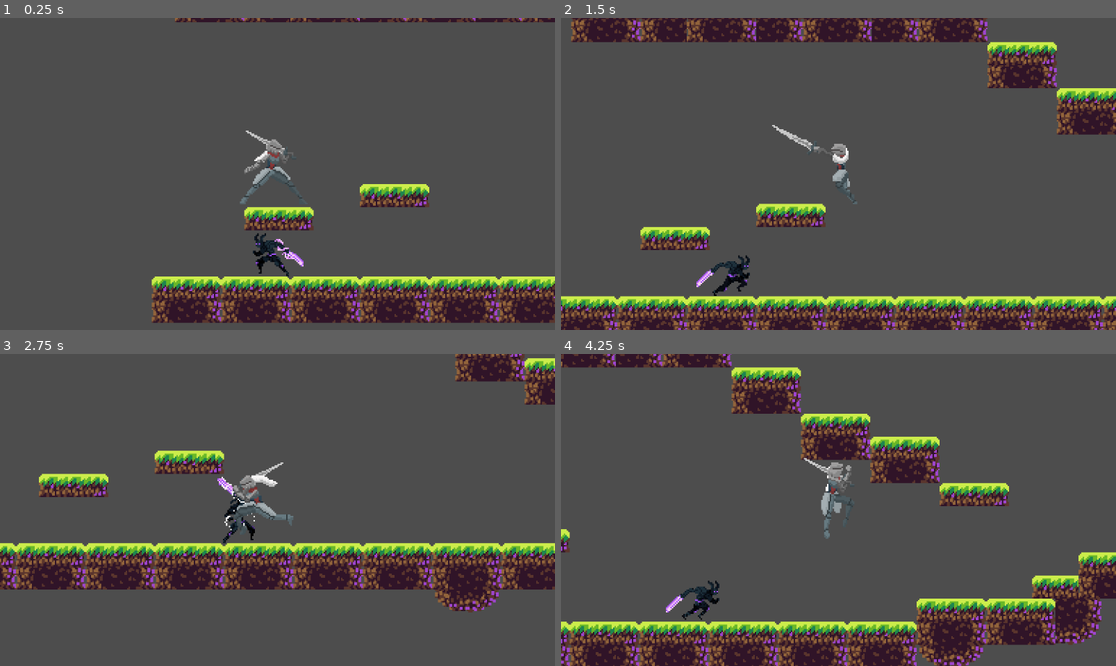
Above: before the commit, frames 1-4 (two rows, left to right).
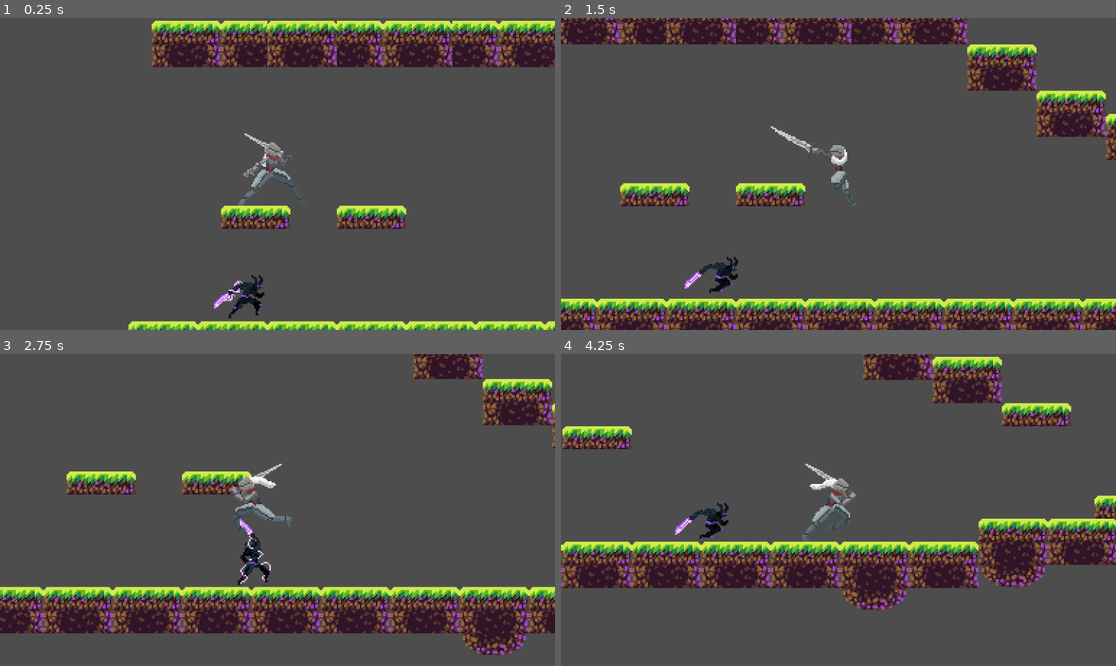
Above: after the commit, the same moments.

Repository: Drake3001/2D-Godot-Project-
Game: Godot game, scene res://levels/level1.tscn
Same seed, same stepped clock (60 frames per second), same inputs: the game is played once before the commit and once after it.
Inputs (mouse positions are in pixels of both pictures, inside the frame that each line leads up to):
- Up to frame 1 (0.25 s): no input
- Up to frame 2 (1.5 s): move the mouse to (960, 158) at 0.52 s; hold D (move_right) from 0.53 s (still down); click (960, 158) at 0.6 s; tap Space (jump) at 0.77, 1.07 s; right-click (960, 158) at 0.8 s; move the mouse to (727, 189) at 1.27 s; right-click (727, 189) at 1.35 s
- Up to frame 3 (2.75 s): tap Space (jump) at 1.52, 1.55, 1.82, 2.1 s; move the mouse to (333, 441) at 2.02 s; release D (move_right) at 2.03 s; hold A (move_left) from 2.03 s (still down); click (333, 441) at 2.3 s
- Up to frame 4 (4.25 s): move the mouse to (810, 572) at 2.77 s; release A (move_left) at 2.78 s; hold D (move_right) from 2.78 s (still down); click (810, 572) at 2.85 s; tap Space (jump) at 3.02, 3.32, 3.77, 3.8, 4.07 s; right-click (810, 572) at 3.05 s; move the mouse to (1005, 556) at 3.52 s; right-click (1005, 556) at 3.6 s

The runs differ from the first frame. In frame 1, 27% of the frame differs, in the area x 23-100%, y 0-100%; in frame 2, 21%; in frame 3, 36%; in frame 4, 46%, in the area x 0-100%, y 0-100%.

Commit message:
First implementation of hitboxes/hurtboxes to player character added, taking dmg animations and logic, debug button for taking dmg--> /

Diff:
--- a/entity/nightborne_enemy/nightborne_1.gd
+++ b/entity/nightborne_enemy/nightborne_1.gd
@@ -62,6 +62,5 @@
 	previous_state=current_state
 	current_state=state
 
-
 func animation_finished():
 	is_attacking=false
--- a/entity/player_char1/animation_controller.gd
+++ b/entity/player_char1/animation_controller.gd
@@ -1,44 +1,51 @@
 extends AnimatedSprite2D
 
-enum State{
-	IDLE,
-	RUNNING,
-	ATTACK,
-	ATTACK2,
-	JUMP,
-	FALLING,
-	DEAD
-}
 signal animation_complete(state)
+signal end_invull
+const Const = preload("res://entity/player_char1/const_player.gd")
 
 
 func _ready():
 	$timer_attack1.timeout.connect(_on_timer_attack1_timeout)
 	$timer_attack2.timeout.connect(_on_timer_attack2_timeout)
+	$timer_take_dmg.timeout.connect(_on_timer_take_dmg_timeout)
+	$timer_invull.timeout.connect(_on_timer_invull_timeout)
+	print("Połączenia dmg timer:", $timer_take_dmg.timeout.get_connections().size())
+	print("Połączenia invull timer:", $timer_invull.timeout.get_connections().size())
 
 func update_direction(direction):
 	flip_h=(direction==-1)
 
-func play_animation(state: State):
-
-
+func play_animation(state: Const.State):
 	match state:
-		State.IDLE: play("idle")
-		State.RUNNING: play("walk")
-		State.JUMP: play("jump")
-		State.FALLING: play("fall")
-		State.ATTACK:
+		Const.State.IDLE: play("idle")
+		Const.State.RUNNING: play("walk")
+		Const.State.JUMP: play("jump")
+		Const.State.FALLING: play("fall")
+		Const.State.ATTACK:
 			play("attack")
 			$timer_attack1.start()
-
-		State.ATTACK2:
+		Const.State.ATTACK2:
 			play("attack2")
 			$timer_attack2.start()
+		Const.State.TAKING_DMG:
+			print("siema puszczam animacje i odpalam timery")
+			$timer_take_dmg.start()
+			$timer_invull.start()
+			play("dmg_taken")
 		_:
 			play("idle")
 
 func _on_timer_attack1_timeout():
+	print("skonczyl sie timer animacji attack1")
 	animation_complete.emit()
 
 func _on_timer_attack2_timeout():
+	print("skonczyl sie timer animacji attack2 ")
 	animation_complete.emit()
+func _on_timer_take_dmg_timeout():
+	print("skonczyl sie timer animacji")
+	animation_complete.emit()
+func _on_timer_invull_timeout():
+	print("skonczyl sie timer nieśmiertelności")
+	end_invull.emit()
--- a/entity/player_char1/const_player.gd
+++ b/entity/player_char1/const_player.gd
@@ -6,7 +6,8 @@
 	ATTACK2,
 	JUMP,
 	FALLING,
-	DEAD
+	DEAD,
+	TAKING_DMG,
 }
 enum Direction{LEFT=-1,
 RIGHT=1 }
@@ -14,3 +15,14 @@
 const SPEED = 200.0
 const JUMP_VELOCITY = -400.0
 const ATTACKING_MS= 0.1* SPEED
+
+const HITBOX_DATA = {
+	1: {
+		"offset": Vector2(30, 0),
+		"size": Vector2(40, 20)
+	},
+	2: {
+		"offset": Vector2(50, -5),
+		"size": Vector2(60, 25)
+	}
+}
--- /dev/null
+++ b/entity/player_char1/hitbox_manager.gd
@@ -0,0 +1,47 @@
+extends Node
+
+@onready var hitbox = get_parent().get_node("Hitbox")
+@onready var hitbox_shape = hitbox.get_node("CollisionShape2D")
+@onready var hurtbox= get_parent().get_node("Hurtbox")
+@onready var hurtbox_shape= hurtbox.get_node("CollisionShape2D")
+
+const Const = preload("res://entity/player_char1/const_player.gd")
+signal dmg_taken(dmg)
+
+func _ready():
+	disable_hitbox()
+	enable_hurtbox()
+
+
+# ========================
+# HITBOX
+# ========================
+func enable_hitbox():
+	hitbox.monitoring = true
+	hitbox_shape.disabled = false
+
+func disable_hitbox():
+	hitbox.monitoring = false
+	hitbox_shape.disabled = true
+
+func set_hitboxes_for_attack(state: int, facing_dir: int):
+	var data=Const.HITBOX_DATA[state]
+	hitbox.position = Vector2(data["offset"].x * facing_dir, data["offset"].y)
+	if hitbox_shape.shape is RectangleShape2D:
+		hitbox_shape.shape.extents = data["size"] / 2
+	elif hitbox_shape.shape is CapsuleShape2D:
+		hitbox_shape.shape.radius = data["size"].x / 2
+		hitbox_shape.shape.height = data["size"].y
+	enable_hitbox()
+
+
+# ========================
+# HURTBOX
+# ========================
+func enable_hurtbox():
+	hurtbox.monitoring = true
+	hurtbox_shape.disabled = false
+
+func disable_hurtbox():
+	hurtbox.monitoring = false
+	hurtbox_shape.disabled = true
--- /dev/null
+++ b/entity/player_char1/hurtbox.gd
@@ -0,0 +1,10 @@
+extends Area2D
+
+signal hit_taken(dmg)
+
+func _ready():
+	connect("body_entered", Callable(self, "_on_body_entered"))
+
+func _on_body_entered(body):
+	if body.is_in_group("ENM_ATTACK"):
+		hit_taken.emit(1) # tu 1 to dmg
--- a/entity/player_char1/input_handler.gd
+++ b/entity/player_char1/input_handler.gd
@@ -3,6 +3,7 @@
 signal move_input(direction)
 signal jump_pressed
 signal attack_pressed
+signal take_dmg
 
 func _input(event):
 	var direction = Input.get_axis("move_left", "move_right")
@@ -14,3 +15,5 @@
 		attack_pressed.emit(1)
 	if Input.is_action_just_pressed("attack2"):
 		attack_pressed.emit(2)
+	if Input.is_action_just_pressed("debug_take_dmg "):
+		take_dmg.emit()
--- a/entity/player_char1/movement_component.gd
+++ b/entity/player_char1/movement_component.gd
@@ -3,7 +3,7 @@
 
 const Const = preload("res://entity/player_char1/const_player.gd")
 
-var SPEED = 200.0
+var SPEED = Const.SPEED
 const JUMP_VELOCITY = Const.JUMP_VELOCITY
 var player: CharacterBody2D
 var movement_enabled=true
@@ -33,3 +33,8 @@
 
 func swap_move_speed(new_ms):
 	SPEED=new_ms
+func disable_movement():
+	player.velocity.x=0
+	movement_enabled=false
+func enable_movement():
+	movement_enabled=true
--- a/entity/player_char1/player.gd
+++ b/entity/player_char1/player.gd
@@ -7,6 +7,7 @@
 @onready var movement_component = $MovementComponent
 @onready var input_handler= $InputHandler
 @onready var combat_handler= $CombatHandler
+@onready var hitbox_manager= $HitHurtBoxManager
 
 
 var current_state= Const.State.IDLE
@@ -15,14 +16,19 @@
 var attack_pressed = false
 var is_attacking=false
 var facing_direction= 0
+var turned=1
+var taking_dmg=false
 
 func _ready():
+	$Hurtbox.connect("hit_taken", Callable(self, "take_dmg"))
 	input_handler.jump_pressed.connect(on_jump)
 	input_handler.move_input.connect(movement_component.handle_move)
 	input_handler.move_input.connect(on_move_input)
 	input_handler.attack_pressed.connect(on_attack)
 	animation_player.animation_complete.connect(on_animation_finished)
-
+	animation_player.end_invull.connect(hitbox_manager.enable_hurtbox)
+	##DEBUG
+	input_handler.take_dmg.connect(take_dmg)
 
 
 func on_jump():
@@ -31,9 +37,12 @@
 		change_state(Const.State.JUMP)
 
 func on_move_input(direction):
+	if current_state==Const.State.ATTACK or current_state==Const.State.ATTACK2:
+		return
 	if direction!= facing_direction:
 		facing_direction = direction
 		if direction!=0:
+			turned=direction
 			animation_player.update_direction(direction)
 
 func on_attack(id):
@@ -46,8 +55,10 @@
 			change_state(Const.State.ATTACK)
 		elif id == 2:
 			change_state(Const.State.ATTACK2)
+		hitbox_manager.set_hitboxes_for_attack(id, turned)
 
 func _physics_process(delta):
+	#print_state()
 	update_state()
 	movement_component.update_movement(delta)
 	move_and_slide()
@@ -61,7 +72,8 @@
 func update_state():
 	if current_state==Const.State.DEAD:
 		return
-
+	if current_state==Const.State.TAKING_DMG:
+		return
 	if is_attacking:
 		if current_state != Const.State.ATTACK and current_state != Const.State.ATTACK2:
 			call_deferred("reset_attacking")
@@ -91,12 +103,26 @@
 		Const.State.JUMP: print("jump")
 		Const.State.FALLING: print("falling")
 		Const.State.RUNNING: print("walk")
+		Const.State.TAKING_DMG: print("taking_ dmg")
 
 func on_animation_finished():
 	if current_state == Const.State.ATTACK or current_state == Const.State.ATTACK2:
 		#is_attacking = false
 		call_deferred("reset_attacking")
+	if current_state == Const.State.TAKING_DMG:
+		print("Włączam movement i wychodzę z taking dmg")
+		taking_dmg=false
+		movement_component.enable_movement()
+		change_state(Const.State.IDLE)
 
 func reset_attacking():
 	is_attacking = false
 	movement_component.swap_move_speed(Const.SPEED)
+
+func take_dmg():
+	if taking_dmg:
+		return
+	taking_dmg=true
+	hitbox_manager.disable_hurtbox()
+	movement_component.disable_movement()
+	change_state(Const.State.TAKING_DMG)
--- a/entity/player_char1/player.tscn
+++ b/entity/player_char1/player.tscn
@@ -13,6 +13,8 @@
 [ext_resource type="Script" uid="uid://ch6gr7mifrjj8" path="res://entity/player_char1/input_handler.gd" id="7_n5qbp"]
 [ext_resource type="Script" uid="uid://fftfrr64odly" path="res://entity/player_char1/animation_controller.gd" id="10_s00fh"]
 [ext_resource type="Script" uid="uid://br4peb3ensm2i" path="res://entity/player_char1/combat_handler.gd" id="13_5mv77"]
+[ext_resource type="Script" uid="uid://b0wt112t8hh3l" path="res://entity/player_char1/hitbox_manager.gd" id="14_q1tqi"]
+[ext_resource type="Script" uid="uid://bh5in3etd44eb" path="res://entity/player_char1/hurtbox.gd" id="15_bw32y"]
 
 [sub_resource type="AtlasTexture" id="AtlasTexture_jvlau"]
 atlas = ExtResource("1_qd8qs")
@@ -337,7 +339,7 @@
 }],
 "loop": false,
 "name": &"dmg_taken",
-"speed": 10.0
+"speed": 8.0
 }, {
 "frames": [{
 "duration": 1.0,
@@ -439,16 +441,26 @@
 radius = 11.0
 height = 48.0
 
+[sub_resource type="GDScript" id="GDScript_5mv77"]
+
+[sub_resource type="CapsuleShape2D" id="CapsuleShape2D_q1tqi"]
+radius = 1.0
+height = 4.0
+
+[sub_resource type="CapsuleShape2D" id="CapsuleShape2D_bw32y"]
+radius = 7.0
+height = 40.0
+
 [node name="Player" type="CharacterBody2D"]
 script = ExtResource("1_3hik6")
 
 [node name="AnimatedSprite2D" type="AnimatedSprite2D" parent="."]
-position = Vector2(-2, -1)
+position = Vector2(-3, 0)
 sprite_frames = SubResource("SpriteFrames_jvlau")
-animation = &"walk"
+animation = &"dmg_taken"
 autoplay = "idle"
-frame = 4
-frame_progress = 0.573889
+frame = 3
+frame_progress = 1.0
 script = ExtResource("10_s00fh")
 
 [node name="timer_attack1" type="Timer" parent="AnimatedSprite2D"]
@@ -459,9 +471,17 @@
 wait_time = 0.6
 one_shot = true
 
+[node name="timer_take_dmg" type="Timer" parent="AnimatedSprite2D"]
+wait_time = 0.5
+one_shot = true
+
+[node name="timer_invull" type="Timer" parent="AnimatedSprite2D"]
+wait_time = 0.6
+one_shot = true
+
 [node name="CollisionShape2D" type="CollisionShape2D" parent="." groups=["Player"]]
-position = Vector2(5, 1)
 shape = SubResource("CapsuleShape2D_rgd54")
+script = SubResource("GDScript_5mv77")
 
 [node name="MovementComponent" type="Node" parent="."]
 script = ExtResource("6_p7obe")
@@ -471,3 +491,19 @@
 
 [node name="CombatHandler" type="Node" parent="."]
 script = ExtResource("13_5mv77")
+
+[node name="Hitbox" type="Area2D" parent="."]
+
+[node name="CollisionShape2D" type="CollisionShape2D" parent="Hitbox"]
+shape = SubResource("CapsuleShape2D_q1tqi")
+debug_color = Color(0.951243, 2.5028e-06, 0.564623, 0.42)
+
+[node name="HitHurtBoxManager" type="Node" parent="."]
+script = ExtResource("14_q1tqi")
+
+[node name="Hurtbox" type="Area2D" parent="."]
+script = ExtResource("15_bw32y")
+
+[node name="CollisionShape2D" type="CollisionShape2D" parent="Hurtbox"]
+shape = SubResource("CapsuleShape2D_bw32y")
+debug_color = Color(0.447275, 0.596947, 0, 0.42)
--- a/levels/level1.tscn
+++ b/levels/level1.tscn
@@ -345,21 +345,21 @@
 
 [node name="Player" parent="." groups=["Player"] instance=ExtResource("1_sjb42")]
 z_index = 1
-position = Vector2(-274, -60)
+position = Vector2(-263, -81)
 
 [node name="Camera2D" type="Camera2D" parent="Player"]
 position = Vector2(7, 2)
 zoom = Vector2(3, 3)
 
 [node name="TileMap" type="TileMap" parent="."]
-position = Vector2(-2, 1)
+position = Vector2(-7, 2)
 tile_set = SubResource("TileSet_ua5ty")
 format = 2
 layer_0/name = "mid"
-layer_0/tile_data = PackedInt32Array(131071, 0, 0, 196607, 0 …(2465 unchanged characters)… -327673, 65536, 0, -327672, 131072, 0, -65554, 0, 0, -65553, 65536, 0, -65552, 131072, 0, -131085, 0, 0, -131084, 65536, 0, -131083, 131072, 0)
+layer_0/tile_data = PackedInt32Array(131071, 0, 0, 196607, 0 …(2465 unchanged characters)… -327673, 65536, 0, -327672, 131072, 0, -196621, 0, 0, -196620, 65536, 0, -196619, 131072, 0, -196624, 131072, 0, -196625, 65536, 0, -196626, 0, 0)
 
 [node name="Nightborne1" parent="." instance=ExtResource("4_ua5ty")]
-position = Vector2(-270, -6)
+position = Vector2(-279, -8)
 
 [node name="NecromancerEnemy" parent="." instance=ExtResource("5_61w3m")]
 position = Vector2(387, -116)
--- a/project.godot
+++ b/project.godot
@@ -46,6 +46,11 @@
 "events": [Object(InputEventMouseButton,"resource_local_to_scene":false,"resource_name":"","device":-1,"window_id":0,"a …(253 unchanged characters)…
 ]
 }
+"debug_take_dmg "={
+"deadzone": 0.2,
+"events": [Object(InputEventKey,"resource_local_to_scene":false,"resource_name":"","device":-1,"window_id":0,"alt_pressed":false,"shift_pressed":false,"ctrl_pressed":false,"meta_pressed":false,"pressed":false,"keycode":0,"physical_keycode":4194434,"key_label":0,"unicode":47,"location":0,"echo":false,"script":null)
+]
+}
 
 [rendering]
 
Not shown, added: entity/player_char1/hitbox_manager.gd.uid
Not shown, added: entity/player_char1/hurtbox.gd.uid
Not shown: 1 places in entity/player_char1/player.tscn that only renumber resources
